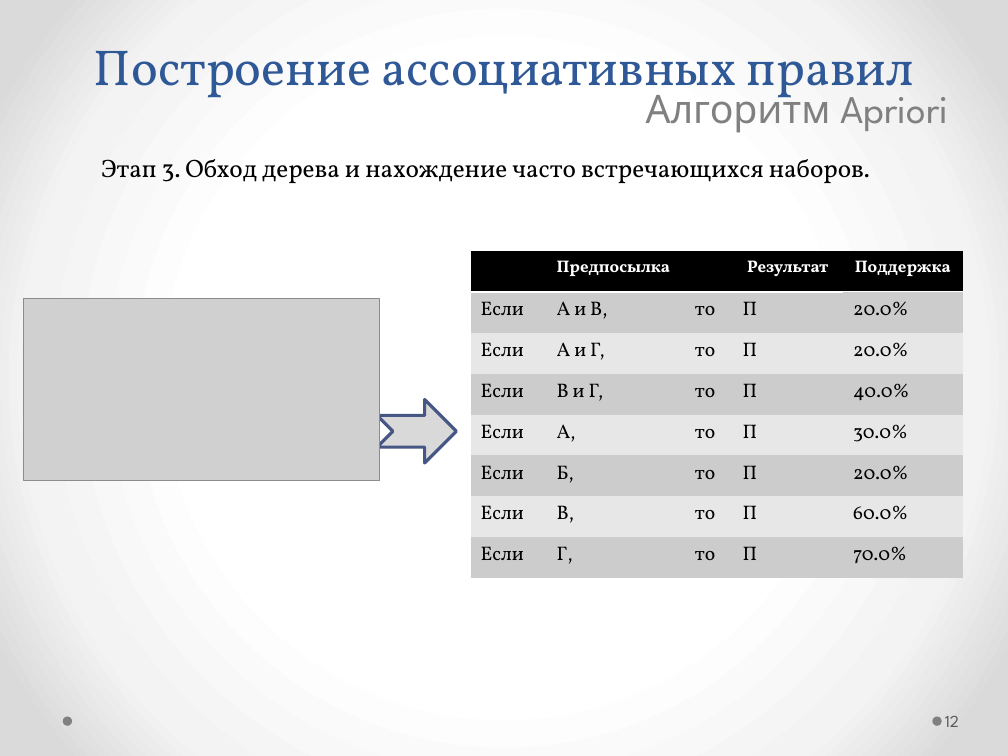
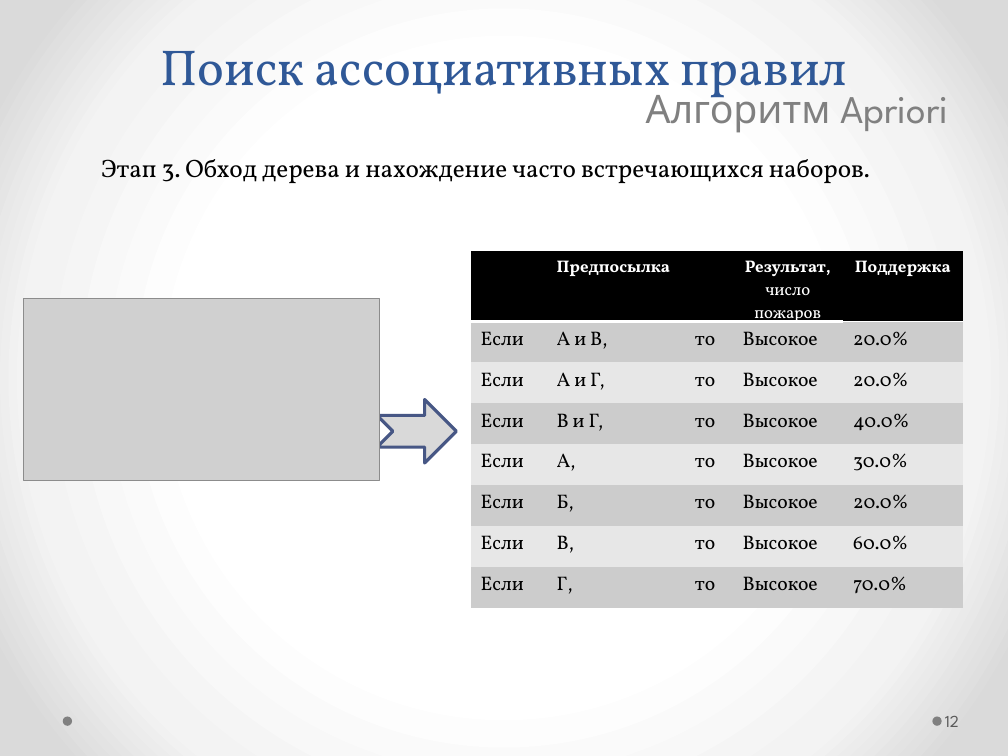
Before and after one commit to kmi9work/Fires, a slide deck: slide 12 of Apriori/my_tex/Поиск ассоциативных правил_Apriori.pptx. Drawn at 1008x756 pixels with LibreOffice and Linux fonts; fonts in the diff are those of the drawing; grey boxes stand for pictures. Boxes give left, top, right and bottom in pixels: in the first picture for what was removed or moved away, otherwise in the second. Text is boxed around its words. In the diff, an @@ line names an element or a change of style, - is before the commit and + after.

```diff
--- a/Apriori/my_tex/Поиск ассоциативных правил_Apriori.pptx
+++ b/Apriori/my_tex/Поиск ассоциативных правил_Apriori.pptx
@@ title at [160,50,847,108]: text changed @@
-Построение ассоциативных правил
+Поиск ассоциативных правил
@@ table at [471,251,963,608] @@
-row 1, column 4: Результат
+row 1, column 4: Результат, / число пожаров
-row 2, column 4: П
+row 2, column 4: Высокое
-row 3, column 4: П
+row 3, column 4: Высокое
-row 4, column 4: П
+row 4, column 4: Высокое
-row 5, column 4: П
+row 5, column 4: Высокое
-row 6, column 4: П
+row 6, column 4: Высокое
-row 7, column 4: П
+row 7, column 4: Высокое
-row 8, column 4: П
+row 8, column 4: Высокое
```
Also in this commit, not shown: 9 other slides changed, 5 other files.
